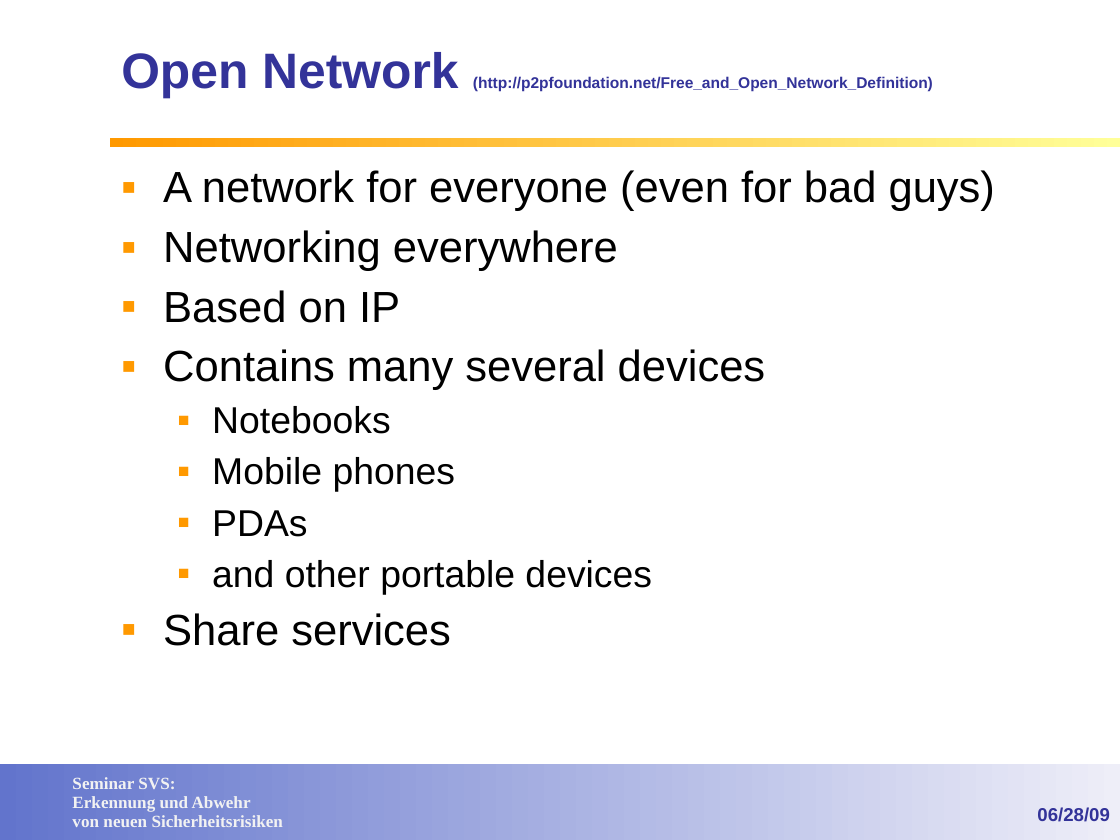
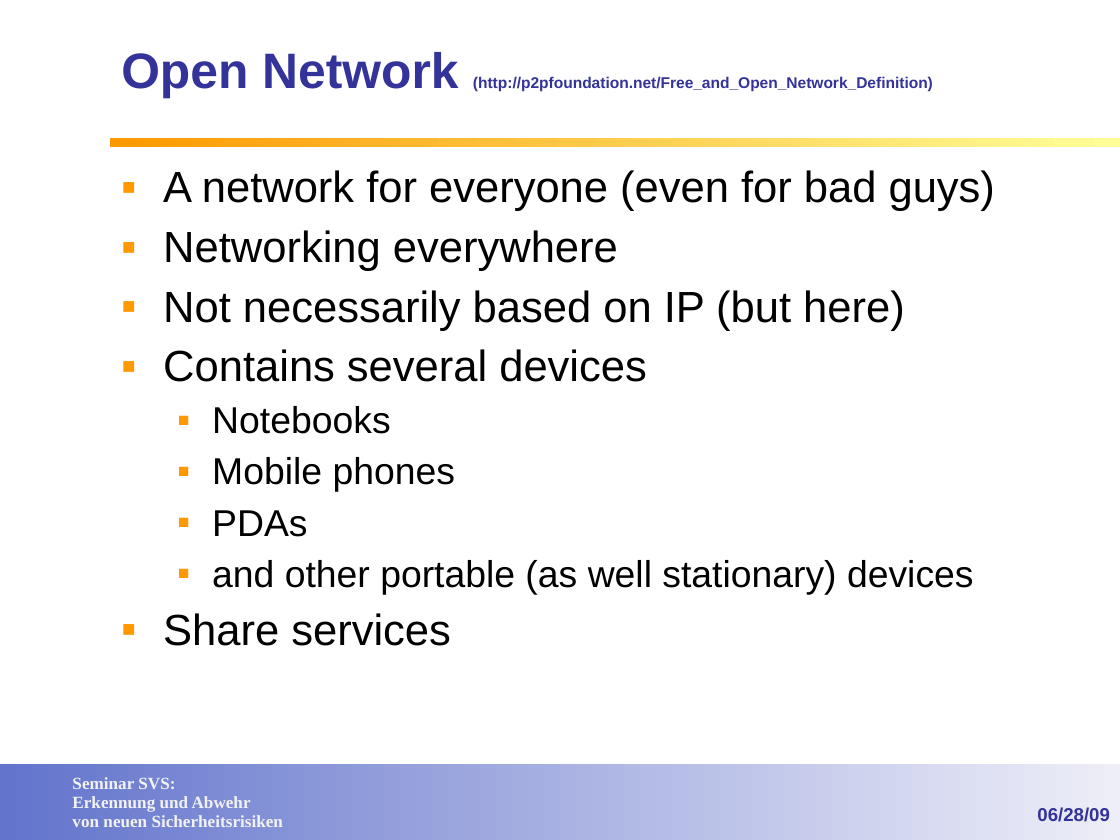
Before and after one commit to lemmy/SecuredSLP, a slide deck: slide 6 of doc/Service Discovery in open networks.ppt (slide 8 before the commit). Drawn at 1120x840 pixels with LibreOffice and Linux fonts; fonts in the diff are those of the drawing; background and template pictures are left out. Boxes give left, top, right and bottom in pixels: in the first picture for what was removed or moved away, otherwise in the second. Text is boxed around its words. In the diff, an @@ line names an element or a change of style, - is before the commit and + after.

```diff
--- a/doc/Service Discovery in open networks.ppt
+++ b/doc/Service Discovery in open networks.ppt
@@ text at [163,290,905,382]: text changed @@
-▪ Based on IP
-▪ Contains many several devices
+▪ Not necessarily based on IP (but here)
+▪ Contains several devices
@@ text at [212,560,974,594]: text changed @@
-  ▪ and other portable devices
+  ▪ and other portable (as well stationary) devices
```
Also in this commit, not shown: 15 other slides changed.
